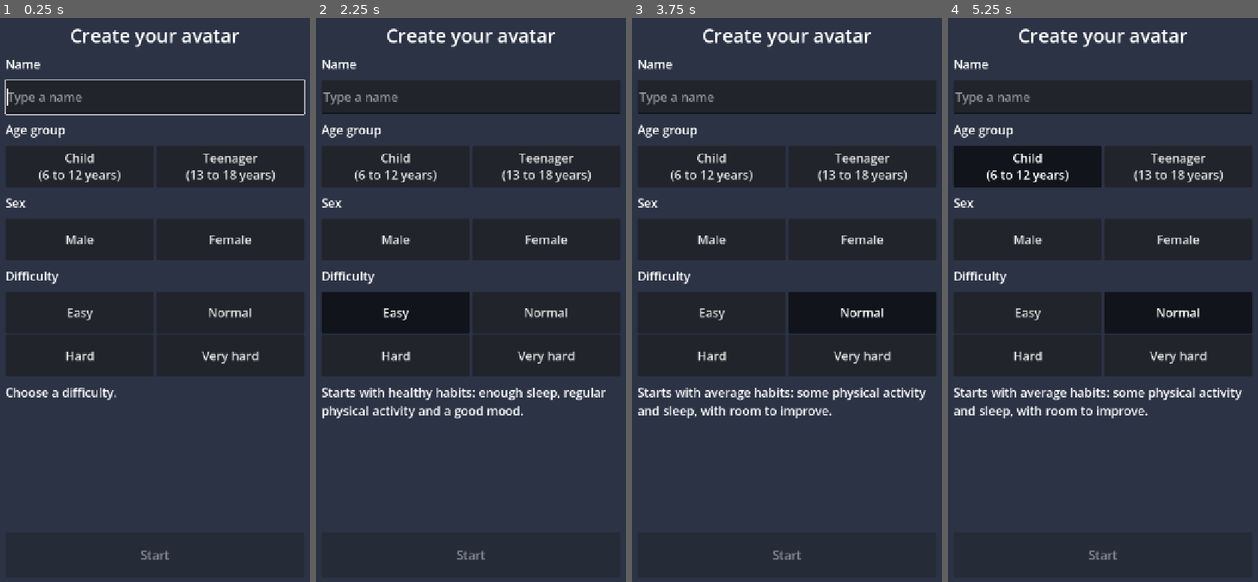
Above: before the commit, frames 1-4 (left to right).
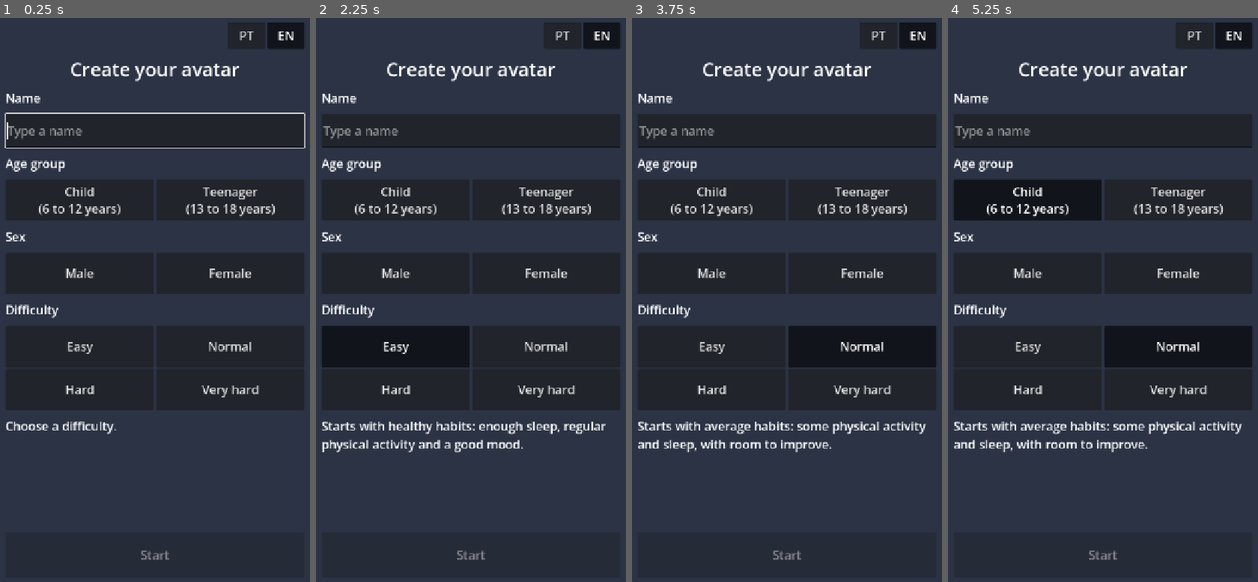
Above: after the commit, the same moments.

Repository: RomesQuiet/bio-streams-CMP
Game: Godot game, scene res://scenes/main.tscn
Two runs of this game, one before a commit and one after it. Both use one fixed random seed, a clock stepped at 60 frames per second and the inputs below.
Inputs (mouse positions are in pixels of both pictures, inside the frame that each line leads up to):
- Up to frame 1 (0.25 s): no input
- Up to frame 2 (2.25 s): click (564, 34) at 0.5 s, where only the run after the commit has a clickable "PT"; click (601, 34) at 1.25 s, where only the run after the commit has a clickable "EN"; click "Easy" at 2 s
- Up to frame 3 (3.75 s): click "Easy" at 2.75 s; click "Normal" at 3.5 s
- Up to frame 4 (5.25 s): click "Normal" at 4.25 s; click "Child (6 to 12 years)" at 5 s

The runs differ from the first frame. In frame 1, 46% of the frame differs, in the area x 1-99%, y 0-74%; in frame 2, 47%; in frame 3, 47%; in frame 4, 47%, in the area x 1-99%, y 0-77%.

Commit message:
Milestone 11, Task 6: language buttons on the creation screen
Settings cannot be reached from the creation screen, so it gets small PT and EN
buttons. What was typed and chosen stays, and the chosen difficulty's
description changes language.

Co-Authored-By: Claude Opus 5.5 <noreply@anthropic.com>

Diff:
--- a/scenes/ui/creation.tscn
+++ b/scenes/ui/creation.tscn
@@ -36,6 +36,26 @@
 [node name="Layout" type="VBoxContainer" parent="Margin"]
 layout_mode = 2
 theme_override_constants/separation = 16
+
+[node name="LanguageButtons" type="HBoxContainer" parent="Margin/Layout"]
+layout_mode = 2
+alignment = 2
+
+[node name="PortugueseButton" type="Button" parent="Margin/Layout/LanguageButtons"]
+unique_name_in_owner = true
+auto_translate_mode = 2
+custom_minimum_size = Vector2(80, 56)
+layout_mode = 2
+toggle_mode = true
+text = "PT"
+
+[node name="EnglishButton" type="Button" parent="Margin/Layout/LanguageButtons"]
+unique_name_in_owner = true
+auto_translate_mode = 2
+custom_minimum_size = Vector2(80, 56)
+layout_mode = 2
+toggle_mode = true
+text = "EN"
 
 [node name="Title" type="Label" parent="Margin/Layout"]
 layout_mode = 2
--- a/scripts/ui/creation.gd
+++ b/scripts/ui/creation.gd
@@ -1,7 +1,8 @@
 extends Control
 ## Avatar creation screen, shown when there is no save. The player types a name and
 ## chooses the age group, sex and difficulty, then Start opens the main screen.
-## Game time does not pass on this screen.
+## Game time does not pass on this screen. Settings cannot be reached from here, so the screen
+## has its own language buttons (decision 15); what was typed and chosen stays when they are used.
 ## Phones and tablets in a browser: Godot's web text input only understands real key presses,
 ## and their on-screen keyboards do not send them (Android sends "Unidentified" keys), so the
 ## letters never reach the name field. There the field only shows the name, and a tap on it
@@ -49,6 +50,8 @@
 @onready var difficulty_buttons: GridContainer = %DifficultyButtons
 @onready var difficulty_info: Label = %DifficultyInfo
 @onready var start_button: Button = %StartButton
+@onready var portuguese_button: Button = %PortugueseButton
+@onready var english_button: Button = %EnglishButton
 
 var _age_group := ""
 var _sex := ""
@@ -69,6 +72,13 @@
 		difficulty_names[id] = DIFFICULTIES[id]["name"]
 	_add_choice_buttons(difficulty_buttons, difficulty_names, func(id: String) -> void: _difficulty = id)
 	start_button.pressed.connect(_on_start_pressed)
+	var languages := ButtonGroup.new()
+	portuguese_button.button_group = languages
+	english_button.button_group = languages
+	portuguese_button.set_pressed_no_signal(Settings.language == "pt")
+	english_button.set_pressed_no_signal(Settings.language == "en")
+	portuguese_button.pressed.connect(Settings.set_language.bind("pt"))
+	english_button.pressed.connect(Settings.set_language.bind("en"))
 	_refresh()
 	if not browser_box:
 		name_edit.grab_focus()
--- a/tests/creation_test.gd
+++ b/tests/creation_test.gd
@@ -2,6 +2,8 @@
 ## Tests for the avatar creation screen. Run from the project folder:
 ##   Godot --headless --path . -s res://tests/creation_test.gd
 ## Nothing is saved, so the real save is never touched.
+
+const TEST_SETTINGS := "user://test_settings.json"
 
 var _failures := 0
 
@@ -10,6 +12,10 @@
 	var save_game: Node = root.get_node("SaveGame")
 	var game_state: Node = root.get_node("GameState")
 	var clock: Node = root.get_node("Clock")
+	var settings: Node = root.get_node("Settings")
+	settings.settings_path = TEST_SETTINGS
+	settings.use_web_storage = false
+	settings.set_language("en")
 	save_game.save_path = "user://test_save.json"
 	save_game.use_web_storage = false
 	save_game.auto_save_enabled = false
@@ -51,7 +57,9 @@
 	_check("game time runs again after Start", not clock.paused)
 
 	_test_browser_name_box(game_state, clock)
+	_test_language_buttons(game_state, clock)
 
+	DirAccess.remove_absolute(TEST_SETTINGS)
 	print("%s (%d failed)" % ["ALL PASSED" if _failures == 0 else "SOME FAILED", _failures])
 	quit(1 if _failures > 0 else 0)
 	return true
@@ -93,6 +101,42 @@
 	screen.queue_free()
 
 
+## Milestone 11, Task 6: the PT and EN buttons change the language at once. What was typed and
+## chosen stays, and the description of the chosen difficulty changes language.
+func _test_language_buttons(game_state: Node, clock: Node) -> void:
+	var settings: Node = root.get_node("Settings")
+	settings.set_language("en")
+	game_state.reset()
+	clock.reset()
+	var screen: Control = load("res://scenes/ui/creation.tscn").instantiate()
+	root.add_child(screen)
+	var info: Label = screen.get_node("%DifficultyInfo")
+	var english: Button = screen.get_node("%EnglishButton")
+	var portuguese: Button = screen.get_node("%PortugueseButton")
+	_check("the button of the language in use is pressed", english.button_pressed and not portuguese.button_pressed)
+	screen.get_node("%NameEdit").text = "Rui"
+	var age: Button = screen.get_node("%AgeButtons").get_child(0)
+	var difficulty: Button = screen.get_node("%DifficultyButtons").get_child(1)
+	age.button_pressed = true
+	age.pressed.emit()
+	screen.get_node("%SexButtons").get_child(1).pressed.emit()
+	difficulty.button_pressed = true
+	difficulty.pressed.emit()
+	_check("the description is in English", screen.tr(info.text).begins_with("Starts with average habits"))
+	portuguese.button_pressed = true
+	portuguese.pressed.emit()
+	_check("PT changes the language", settings.language == "pt")
+	_check("the description changes language", screen.tr(info.text).begins_with("Começa com hábitos medianos"))
+	_check("a choice button changes language", screen.tr(difficulty.text) == "Normal" and screen.tr(age.text).begins_with("Criança"))
+	_check("the name stays", screen.get_node("%NameEdit").text == "Rui")
+	_check("the choices stay", age.button_pressed and difficulty.button_pressed)
+	_check("Start stays enabled", not screen.get_node("%StartButton").disabled)
+	english.button_pressed = true
+	english.pressed.emit()
+	_check("EN changes it back", settings.language == "en" and screen.tr(info.text).begins_with("Starts with average habits"))
+	screen.queue_free()
+
+
 func _check(name: String, ok: bool) -> void:
 	if not ok:
 		_failures += 1
